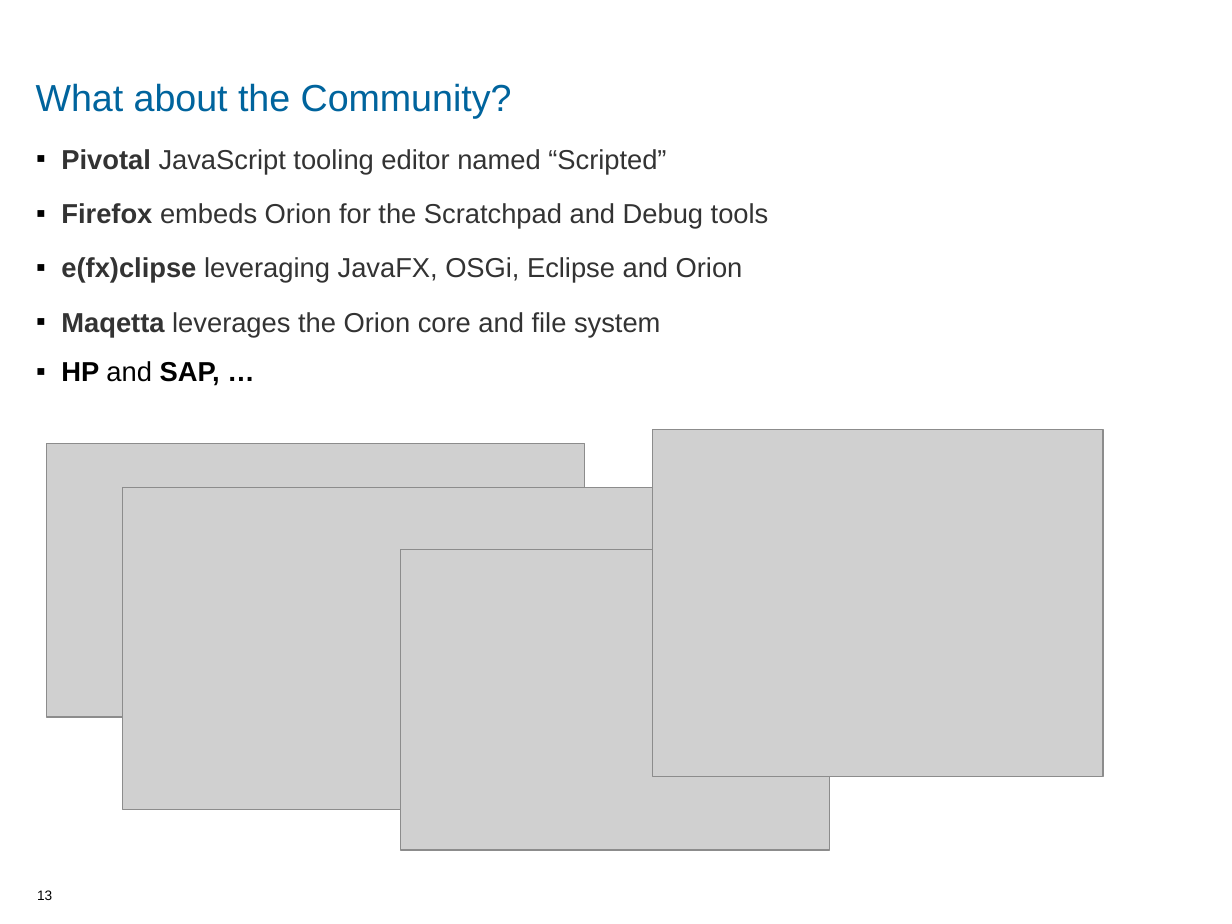
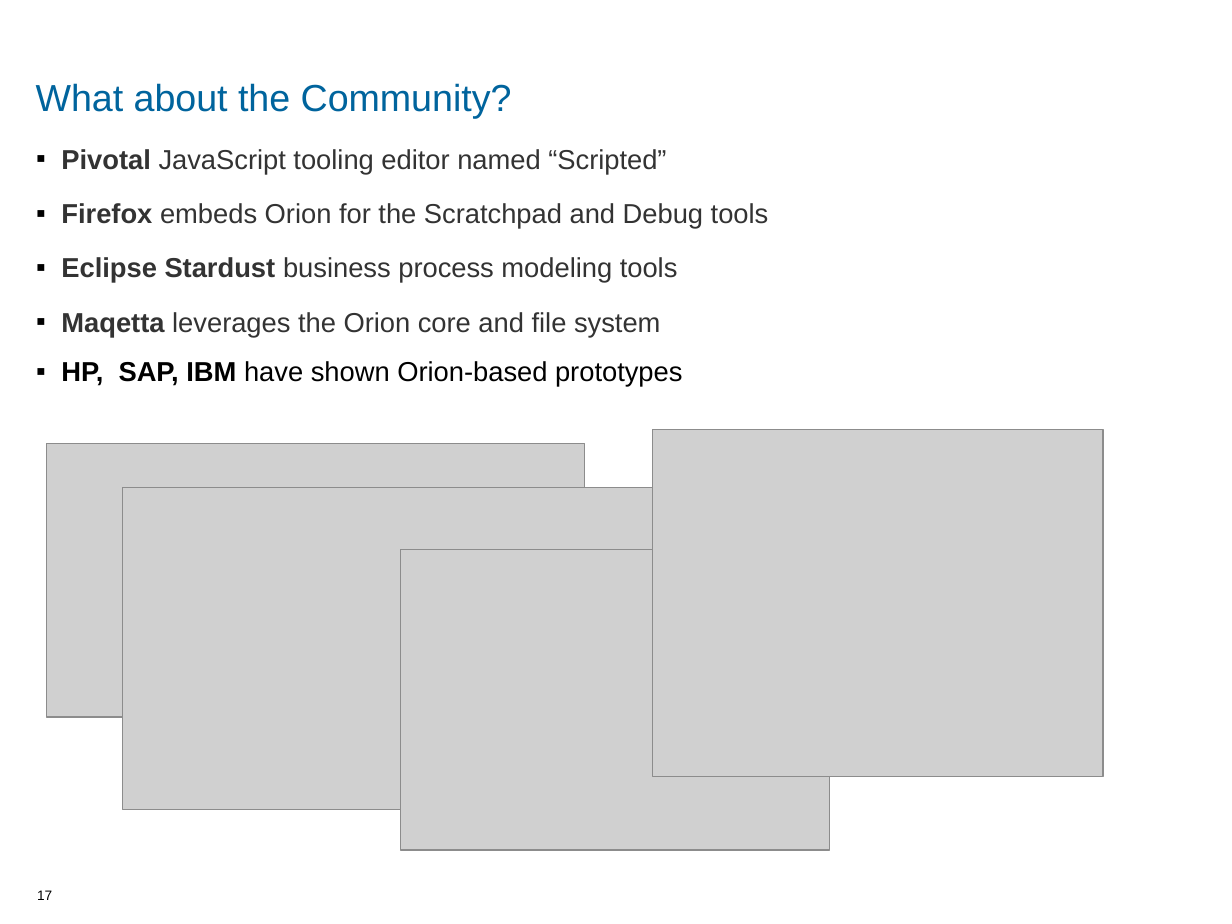
Before and after one commit to jarthorn/e4rover, a slide deck: slide 17 of eclipseconeurope2013/jazzhub-orion.odp (slide 13 before the commit). Drawn at 1232x924 pixels with LibreOffice and Linux fonts; fonts in the diff are those of the drawing; grey boxes stand for pictures; background and template pictures are left out. Boxes give left, top, right and bottom in pixels: in the first picture for what was removed or moved away, otherwise in the second. Text is boxed around its words. In the diff, an @@ line names an element or a change of style, - is before the commit and + after.

```diff
--- a/eclipseconeurope2013/jazzhub-orion.odp
+++ b/eclipseconeurope2013/jazzhub-orion.odp
@@ text at box(61, 257, 678, 283): text changed @@
-▪ e(fx)clipse leveraging JavaFX, OSGi, Eclipse and Orion
+▪ Eclipse Stardust business process modeling tools
@@ text at box(61, 361, 682, 387): text changed; bold off @@
-▪ HP and SAP, …
+▪ HP, SAP, IBM have shown Orion-based prototypes
@@ page number at box(37, 890, 52, 900): text changed @@
-13
+17
```
Also in this commit, not shown: 2 other slides changed, 6 slides added, 2 slides removed.
